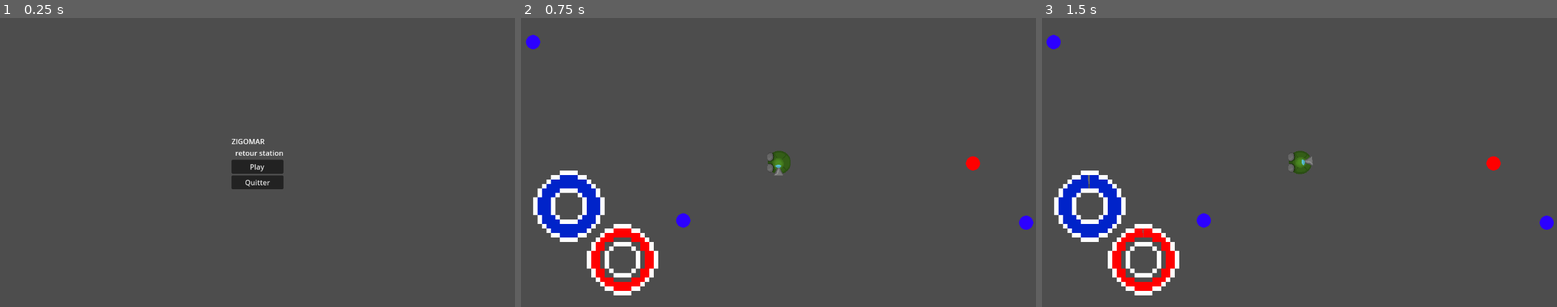
Above: before the commit, frames 1-3 (left to right).
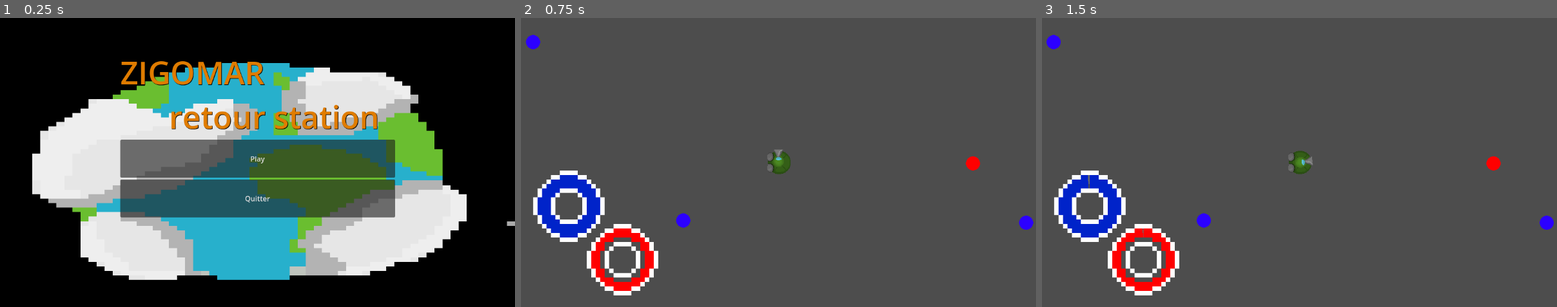
Above: after the commit, the same moments.

Repository: vmaxime03/ZigobarsJam
Game: Godot game, scene res://scenes/menu.tscn
Two runs of this game, one before a commit and one after it. Both use one fixed random seed, a clock stepped at 60 frames per second and the inputs below. This scene is started directly instead of the project's main scene.
Inputs (mouse positions are in pixels of both pictures, inside the frame that each line leads up to):
- Up to frame 1 (0.25 s): no input
- Up to frame 2 (0.75 s): click "Play" at 0.5 s
- Up to frame 3 (1.5 s): tap Enter at 1.25 s; move the mouse to (1412, 148) at 1.27 s; tap D (d) at 1.35 s

The runs differ from the first frame. In frame 1, 98% of the frame differs, in the area x 0-100%, y 0-100%; in frame 2, less than 0.1%; in frame 3, nothing differs.

Commit message:
icone et update menu

Diff:
--- a/game/scenes/menu.tscn
+++ b/game/scenes/menu.tscn
@@ -1,5 +1,6 @@
-[gd_scene load_steps=3 format=3 uid="uid://cyunvq6l77nor"]
+[gd_scene load_steps=4 format=3 uid="uid://cyunvq6l77nor"]
 
+[ext_resource type="Texture2D" uid="uid://bi4btej2xwjx0" path="res://assets/art/background/backMenu.png" id="1_5ghtu"]
 [ext_resource type="Script" path="res://scripts/menu/play_button.gd" id="1_xwu7g"]
 [ext_resource type="Script" path="res://scripts/menu/quit_button.gd" id="2_koe0g"]
 
@@ -11,32 +12,46 @@
 grow_horizontal = 2
 grow_vertical = 2
 
+[node name="TextureRect" type="TextureRect" parent="."]
+layout_mode = 1
+anchors_preset = 15
+anchor_right = 1.0
+anchor_bottom = 1.0
+grow_horizontal = 2
+grow_vertical = 2
+texture = ExtResource("1_5ghtu")
+
 [node name="VBoxContainer" type="VBoxContainer" parent="."]
+custom_minimum_size = Vector2(500, 500)
 layout_mode = 1
 anchors_preset = 8
 anchor_left = 0.5
 anchor_top = 0.5
 anchor_right = 0.5
 anchor_bottom = 0.5
-offset_left = -58.0
-offset_top = -28.5
-offset_right = 58.0
-offset_bottom = 28.5
+offset_left = -307.5
+offset_top = -250.0
+offset_right = 307.5
+offset_bottom = 250.0
 grow_horizontal = 2
 grow_vertical = 2
+metadata/_edit_use_anchors_ = true
 
 [node name="Label" type="Label" parent="VBoxContainer"]
 layout_mode = 2
+theme_override_colors/font_color = Color(0.879578, 0.486707, 9.62615e-07, 1)
+theme_override_colors/font_shadow_color = Color(0, 0, 0, 1)
+theme_override_colors/font_outline_color = Color(0, 0, 0, 1)
+theme_override_font_sizes/font_size = 70
 text = "ZIGOMAR
-  retour station"
-metadata/_edit_lock_ = true
+      retour station"
 
-[node name="PanelContainer" type="PanelContainer" parent="VBoxContainer"]
+[node name="Button" type="Button" parent="VBoxContainer"]
+custom_minimum_size = Vector2(85, 85)
 layout_mode = 2
 script = ExtResource("1_xwu7g")
-metadata/_edit_lock_ = true
 
-[node name="PanelContainer2" type="PanelContainer" parent="VBoxContainer"]
+[node name="Button2" type="Button" parent="VBoxContainer"]
+custom_minimum_size = Vector2(85, 85)
 layout_mode = 2
 script = ExtResource("2_koe0g")
-metadata/_edit_lock_ = true
--- a/game/scripts/menu/play_button.gd
+++ b/game/scripts/menu/play_button.gd
@@ -1,11 +1,9 @@
-extends PanelContainer
+extends Button
 
 
 # Called when the node enters the scene tree for the first time.
 func _ready() -> void:
-	var button = Button.new()
-	button.text = "Play"
-	button.pressed.connect(self._button_pressed)
-	add_child(button)
+	self.text = "Play"
+	self.pressed.connect(self._button_pressed)
 func _button_pressed():
 	get_tree().change_scene_to_file("res://scenes/debug.tscn")
--- a/game/scripts/menu/quit_button.gd
+++ b/game/scripts/menu/quit_button.gd
@@ -1,10 +1,8 @@
-extends PanelContainer
+extends Button
 
 
 func _ready() -> void:
-	var button = Button.new()
-	button.text = "Quitter"
-	button.pressed.connect(self._button_pressed)
-	add_child(button)
+	self.text = "Quitter"
+	self.pressed.connect(self._button_pressed)
 func _button_pressed():
 	get_tree().quit()
Binary file added: game/assets/art/background/backMenu.png
Binary file added: game/assets/art/background/titre.png
Binary file added: game/assets/art/iconeMarket/iconeDash.png
